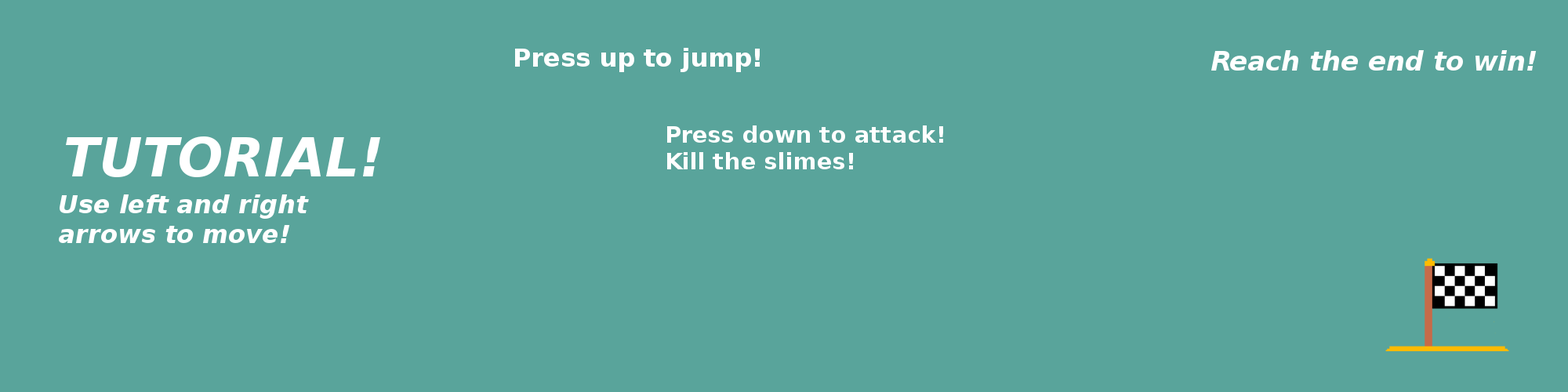
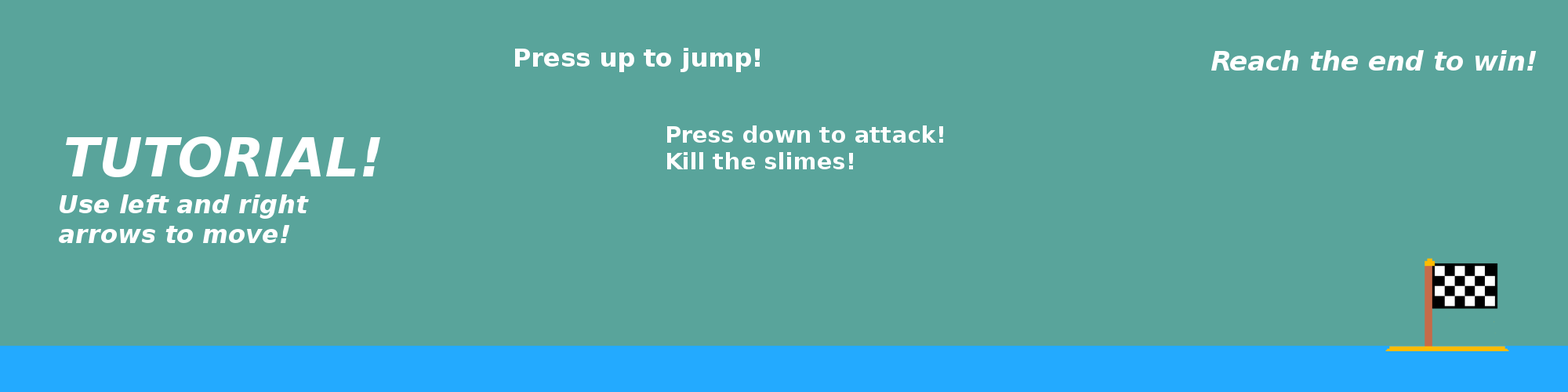
Revision of a layered 1568x392 image; what changed, layer by layer:
painted on "tutorial.png" over 0, 345, 1568, 392
